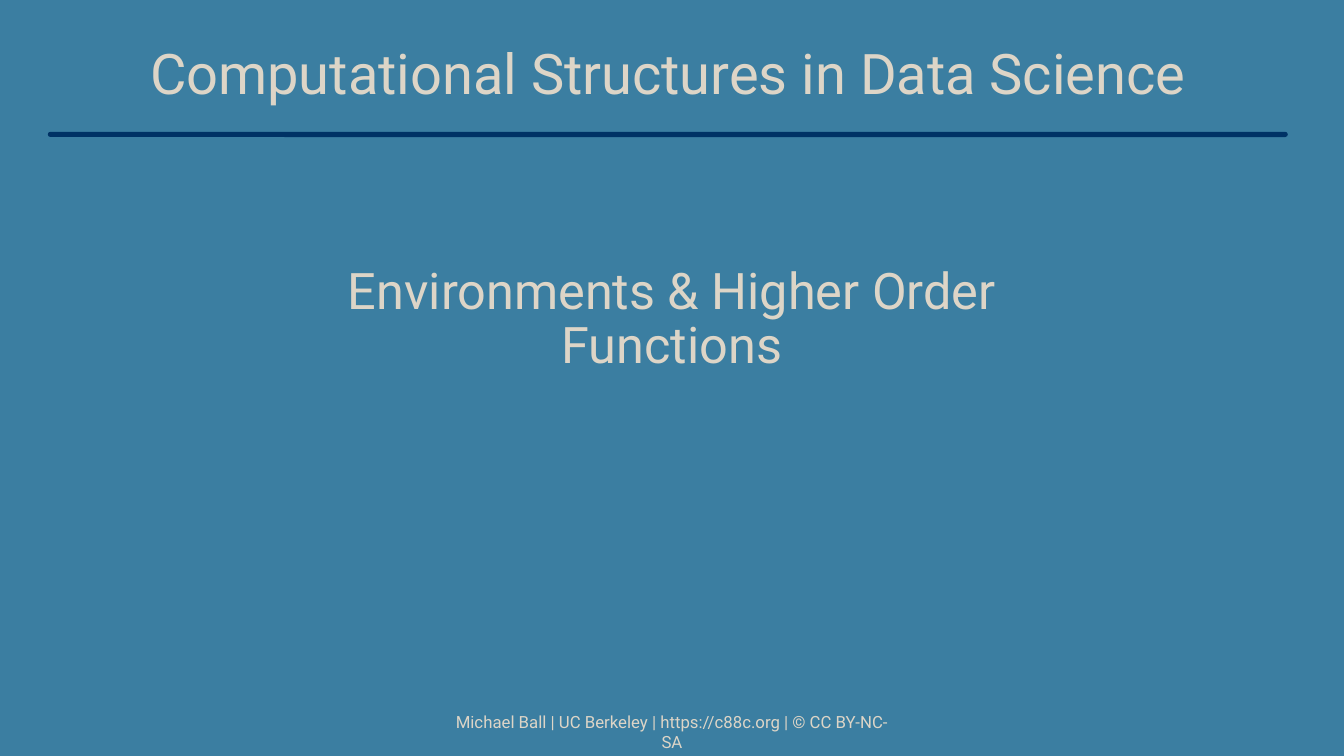
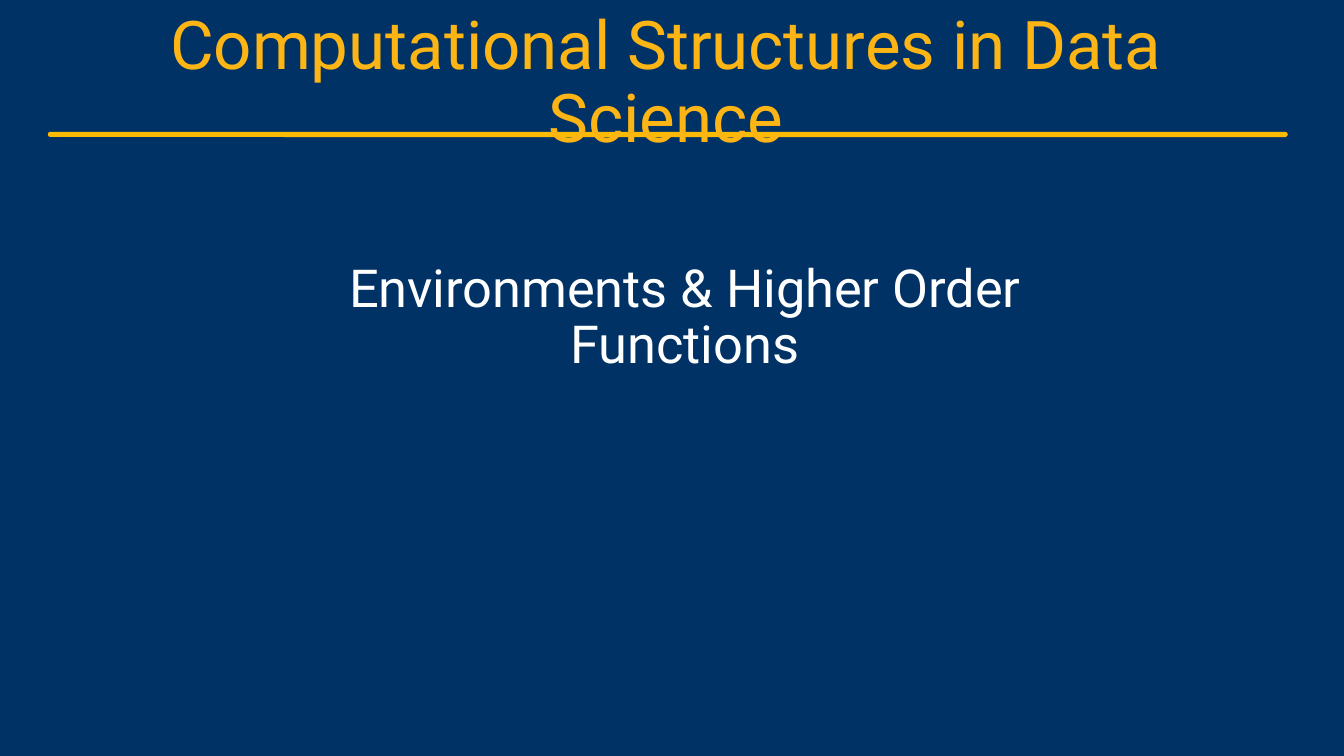
Before and after one commit to cs88-website/sp24, a slide deck: slide 23 of assets/slides/sp24/05-HOFs.pptx. Drawn at 1344x756 pixels with LibreOffice and Linux fonts; fonts in the diff are those of the drawing; background and template pictures are left out. Boxes give left, top, right and bottom in pixels: in the first picture for what was removed or moved away, otherwise in the second. Text is boxed around its words. In the diff, an @@ line names an element or a change of style, - is before the commit and + after.

```diff
--- a/assets/slides/sp24/05-HOFs.pptx
+++ b/assets/slides/sp24/05-HOFs.pptx
@@ background #3B7EA1 to #003265 @@
@@ text "Computational Structures in Data Science": place and size @@
-text "Computational Structures in Data Science" at (150, 52, 1186, 106)
+text "Computational Structures in Data Science" at (170, 18, 1161, 143)
@@ text "Computational Structures in Data Science" at (170, 18, 1161, 143): size 40 to 48 pt, text colour #DDD5C7 to #FCB515 @@
@@ line (50, 134) - (1286, 134): stroke #003265 3.75 pt to #FBBA03 3.75 pt @@
@@ title "Environments & Higher Order Functions" at (349, 267, 1021, 364): size 36 to 37.3 pt, text colour #DDD5C7 to #FFFFFF @@
@@ text removed at (456, 715, 888, 748) @@
-Michael Ball | UC Berkeley | https://c88c.org | © CC BY-NC-SA
```
Also in this commit, not shown: 36 other slides changed, 1 slide added, 1 slide removed, 7 other files.
